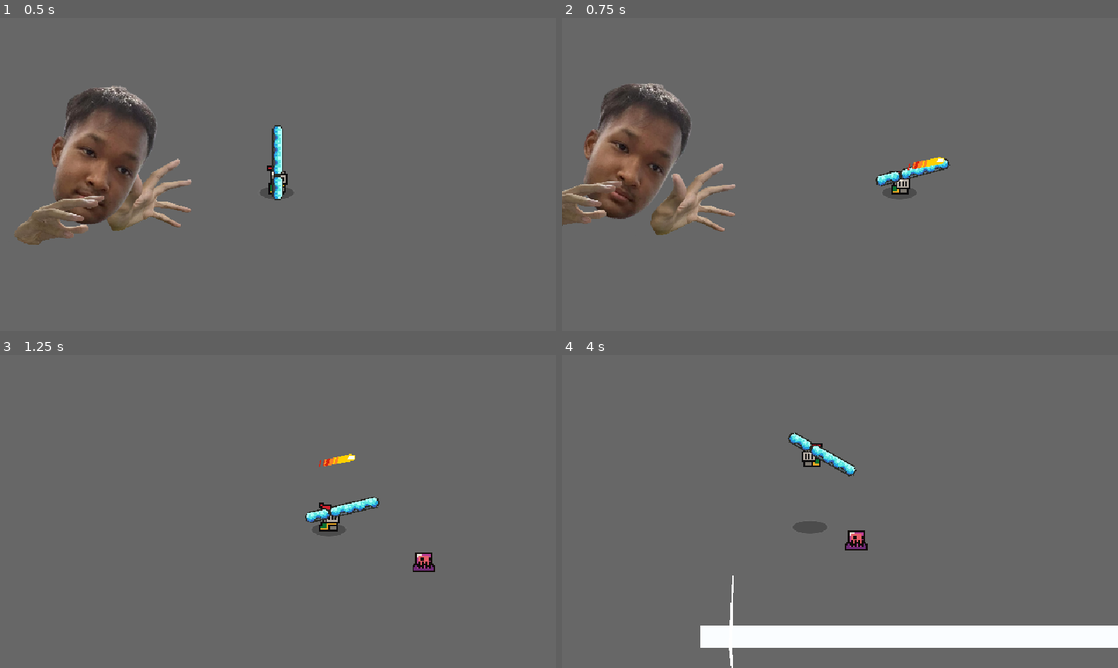
Above: before the commit, frames 1-4 (two rows, left to right).
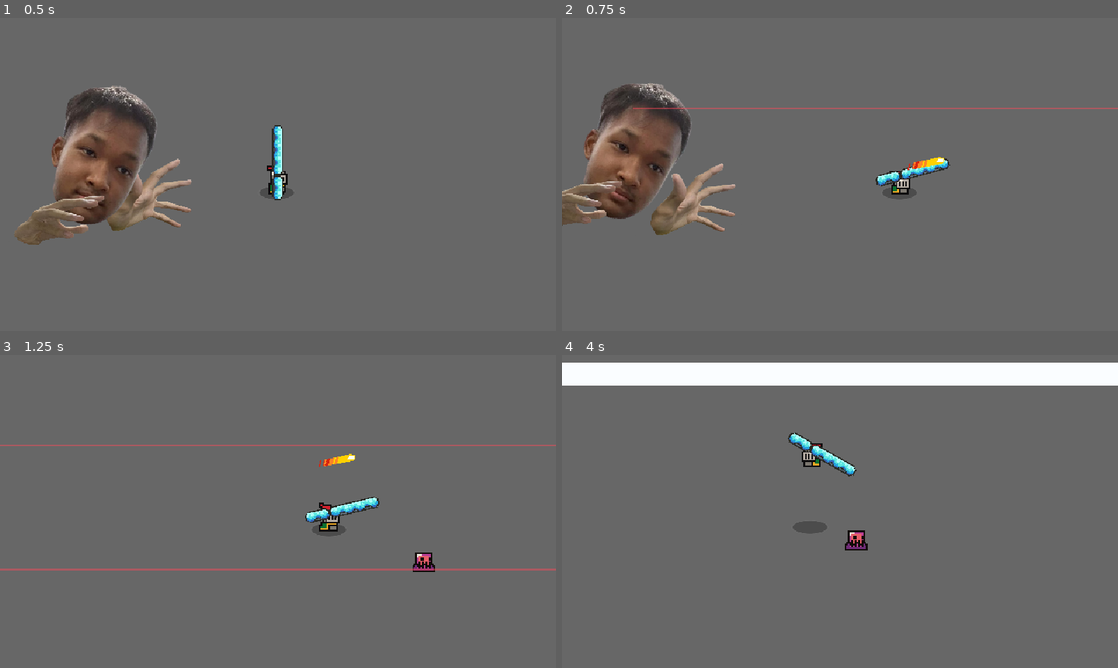
Above: after the commit, the same moments.

Repository: LicoRyte/PSCP--NoIWasTheJudge
Game: Godot game, scene res://Scene/test_scene/guide_test_pc.tscn
Same seed, same stepped clock (60 frames per second), same inputs: the game is played once before the commit and once after it.
Inputs (mouse positions are in pixels of both pictures, inside the frame that each line leads up to):
- Up to frame 1 (0.5 s): no input
- Up to frame 2 (0.75 s): move the mouse to (962, 158) at 0.52 s; hold D (Right) from 0.53 s (still down); tap Shift (Dash) at 0.6 s; click (962, 158) at 0.67 s
- Up to frame 3 (1.25 s): keep holding D (Right)
- Up to frame 4 (4 s): move the mouse to (728, 527) at 1.27 s; release D (Right) at 1.28 s; hold S (Down) 1.28-2.03 s; tap P (DevTest) at 1.35 s; move the mouse to (723, 486) at 2.02 s; press the mouse at (723, 486) at 2.03 s; hold D (Right) 2.03-2.78 s; move the mouse to (812, 574) at 2.77 s; release the mouse at (812, 574) at 2.78 s; hold W (Up) 2.78-3.53 s; tap R (Relode) at 2.85 s; click (812, 574) at 2.92 s; move the mouse to (1006, 558) at 3.52 s; hold A (Left) from 3.53 s (still down); tap Space (Space) at 3.6 s

Frame 1 is identical in both runs. In frame 2, 0.4% of the frame differs, in the area x 12-100%, y 28-30%; in frame 3, 1.1%; in frame 4, 13%, in the area x 0-100%, y 2-100%.

Commit message:
Jump Immunity

Diff:
--- a/Scene/enemy/enemy.tscn
+++ b/Scene/enemy/enemy.tscn
@@ -93,7 +93,7 @@
 
 [node name="StatComponent" type="Node" parent="."]
 script = ExtResource("5_62j1s")
-base_defense = 3.0
+base_defense = 1.0
 base_speed = 1.0
 metadata/_custom_type_script = "uid://d3nyobw1vdebu"
 
--- a/Scripts/Base/HitboxComponent.gd
+++ b/Scripts/Base/HitboxComponent.gd
@@ -20,3 +20,7 @@
 	if is_immune or not status_component:
 		return
 	status_component.addEffect(effect)
+
+
+func set_immune(active: bool):
+	is_immune = active
--- a/Scripts/Boss_scene/Chotibot.gd
+++ b/Scripts/Boss_scene/Chotibot.gd
@@ -57,7 +57,7 @@
 				current_beam += 1
 				var attack = attack_scene["BEAM"].instantiate()
 				add_child(attack)
-				attack.global_position = Vector2(0, randf_range(0,360))
+				attack.global_position = Vector2(global_position.x, randf_range(global_position.y - 180 ,global_position.y + 180))
 				current_beam_timer = 0.0
 			if current_beam >= max_beam_count:
 				current_beam = 0
@@ -69,7 +69,7 @@
 				current_static += 1
 				var attack = attack_scene["STATIC"].instantiate()
 				add_child(attack)
-				attack.global_position = Vector2(0, 0)
+				attack.global_position = global_position
 				current_static_timer = 0.0
 			if current_static >= max_static_count:
 				current_static = 0
@@ -81,7 +81,7 @@
 				current_PSCP += 1
 				var attack = attack_scene["PSCP"].instantiate()
 				add_child(attack)
-				attack.global_position = Vector2(0, randf_range(0,360))
+				attack.global_position = Vector2(global_position.x, randf_range(global_position.y - 180 ,global_position.y + 180))
 				current_PSCP_timer = 0.0
 			if current_PSCP >= max_PSCP_count:
 				current_PSCP = 0
--- a/Scripts/Boss_scene/static.gd
+++ b/Scripts/Boss_scene/static.gd
@@ -27,5 +27,4 @@
 		queue_free()
 func _on_area_2d_body_entered(body: Node2D) -> void:
 	if body is Player:
-		if abs(body.velocity.x) > 1:
-			Damage.deal_damage(damage, body)
+		Damage.deal_damage(damage, body)
--- a/Scripts/player/Player State/jump.gd
+++ b/Scripts/player/Player State/jump.gd
@@ -15,13 +15,19 @@
 var is_jumping = false
 var immune = true
 
+var hitbox : HitboxComponent
+
+func _ready() -> void:
+	call_deferred("_assign_hitbox")
+
 func enter():
-	immune = true
+	#hitbox = Common.get_component(player, HitboxComponent)
+	hitbox.set_immune(true)
 	player.animated_sprite_2d.play("jump")
 	do_jump()
 	pass
 func exit():
-	immune = false
+	hitbox.set_immune(false)
 	pass
 
 func do_jump() -> void:
@@ -63,3 +69,6 @@
 	return null
 func process_input(_event: InputEvent) -> State:
 	return null
+
+func _assign_hitbox():
+	hitbox = Common.get_component(player, HitboxComponent)
Not shown, added: Scene/player/Player.tscn3114917097.tmp
